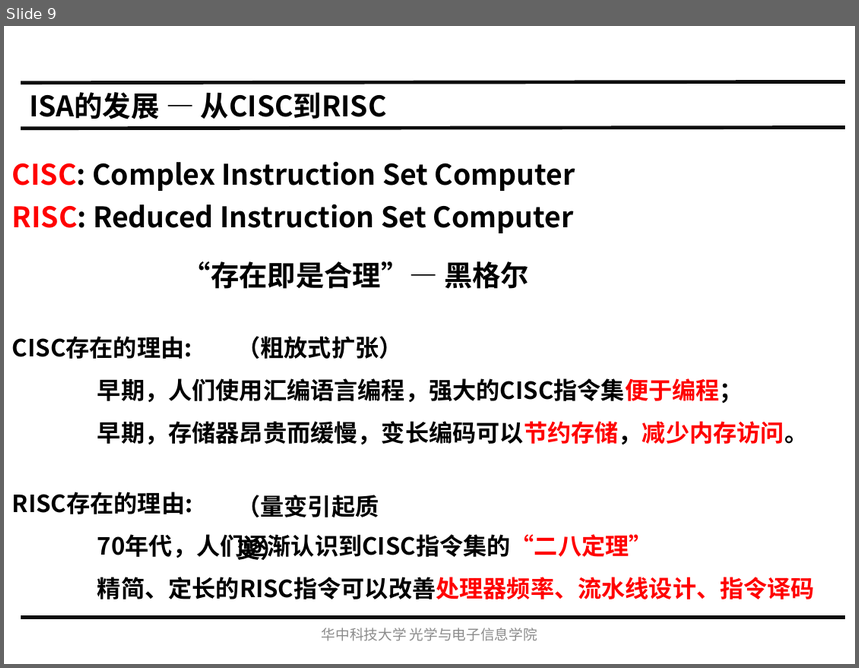
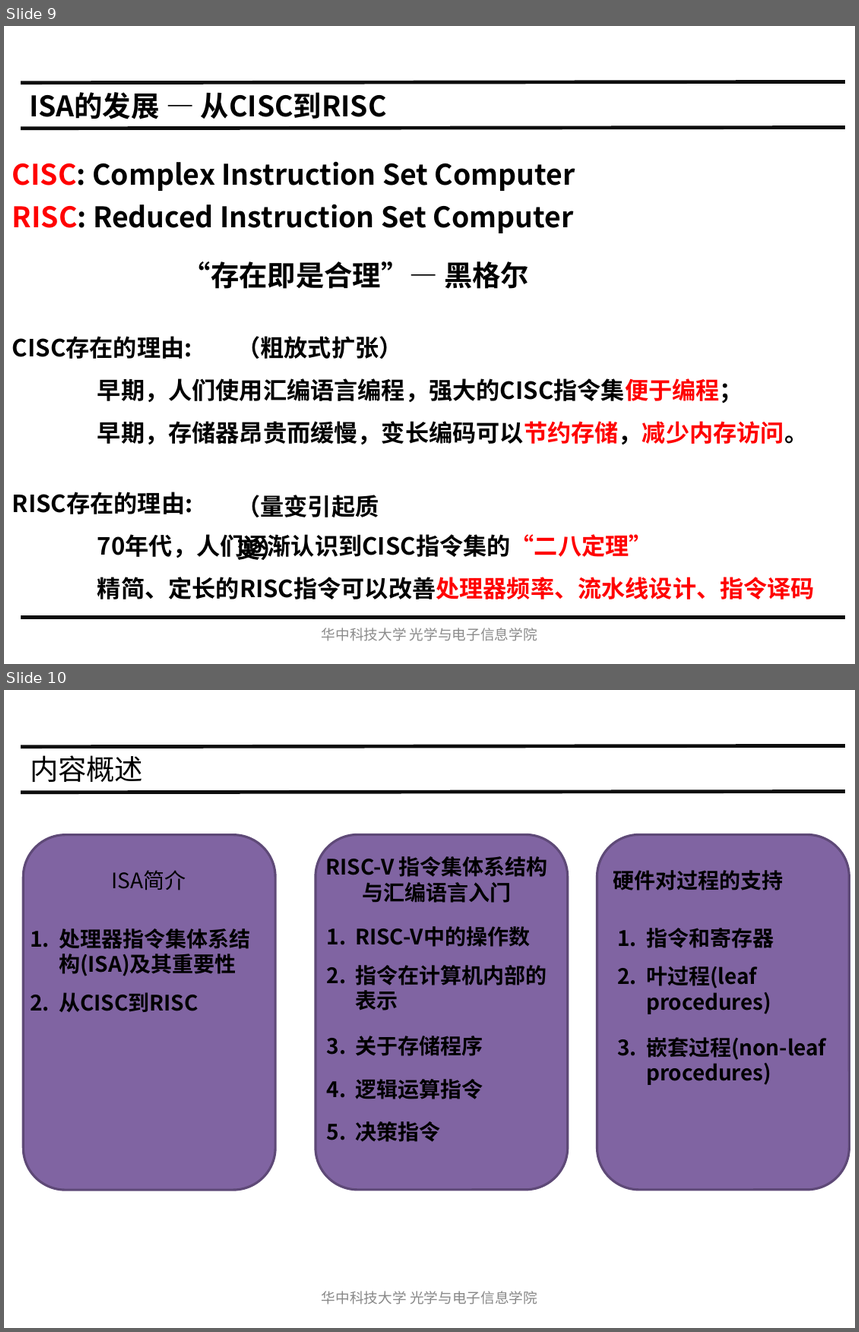
Before and after one commit to hust-gaoyujing/routine, a slide deck: daily/202105-risc-v/20200507-IS/Ch2 指令集体系结构.pptx. Shown one above the other, each under a label of ours: slide 9 before the commit, slides 9 and 10 after it. The pictures are 859x668 and 859x1332 pixels, drawn with LibreOffice and Linux fonts; fonts in the diff are those of the drawing. Boxes give left, top, right and bottom in pixels: in the first picture for what was removed or moved away, otherwise in the second. Text is boxed around its words. In the diff, an @@ line names an element or a change of style, - is before the commit and + after.

```diff
--- a/daily/202105-risc-v/20200507-IS/Ch2 指令集体系结构.pptx
+++ b/daily/202105-risc-v/20200507-IS/Ch2 指令集体系结构.pptx
@@ slide 10 added at <box>4,690,855,1328</box>, background #FFFFFF @@
@@ line added from (21, 747) to (845, 746), #0D0D0D 3 pt @@
@@ title added at <box>30,755,143,782</box>, 24 pt, text #000000 @@
+内容概述
@@ line added from (21, 792) to (845, 791), #0D0D0D 3 pt @@
@@ rounded rectangle added at <box>24,834,275,1189</box>, fill #8064A2, outline #5F4A78 2 pt @@
@@ rounded rectangle added at <box>316,834,567,1189</box>, fill #8064A2, outline #5F4A78 2 pt @@
@@ rounded rectangle added at <box>598,834,849,1189</box>, fill #8064A2, outline #5F4A78 2 pt @@
@@ text added at <box>111,870,186,891</box>, 18 pt, text #000000 @@
+ISA简介
@@ text added at <box>325,856,548,903</box>, 18 pt, text #000000, bold @@
+RISC-V 指令集体系结构与汇编语言入门
@@ text added at <box>614,870,783,891</box>, 18 pt, text #000000, bold @@
+硬件对过程的支持
@@ text added at <box>59,929,250,1012</box>, 18 pt, text #000000, bold @@
+1. 处理器指令集体系结构(ISA)及其重要性
+2. 从CISC到RISC
@@ text added at <box>355,926,547,1142</box>, 18 pt, text #000000, bold @@
+1. RISC-V中的操作数
+2. 指令在计算机内部的表示
+3. 关于存储程序
+4. 逻辑运算指令
+5. 决策指令
@@ text added at <box>646,928,826,1085</box>, 18 pt, text #000000, bold @@
+1. 指令和寄存器
+2. 叶过程(leaf procedures)
+3. 嵌套过程(non-leaf procedures)
@@ text added at <box>322,1291,538,1305</box>, 12 pt, text #888888 @@
+华中科技大学光学与电子信息学院
```
Also in this commit, not shown: 2 slides changed, 43 other slides added, 7 other files.
